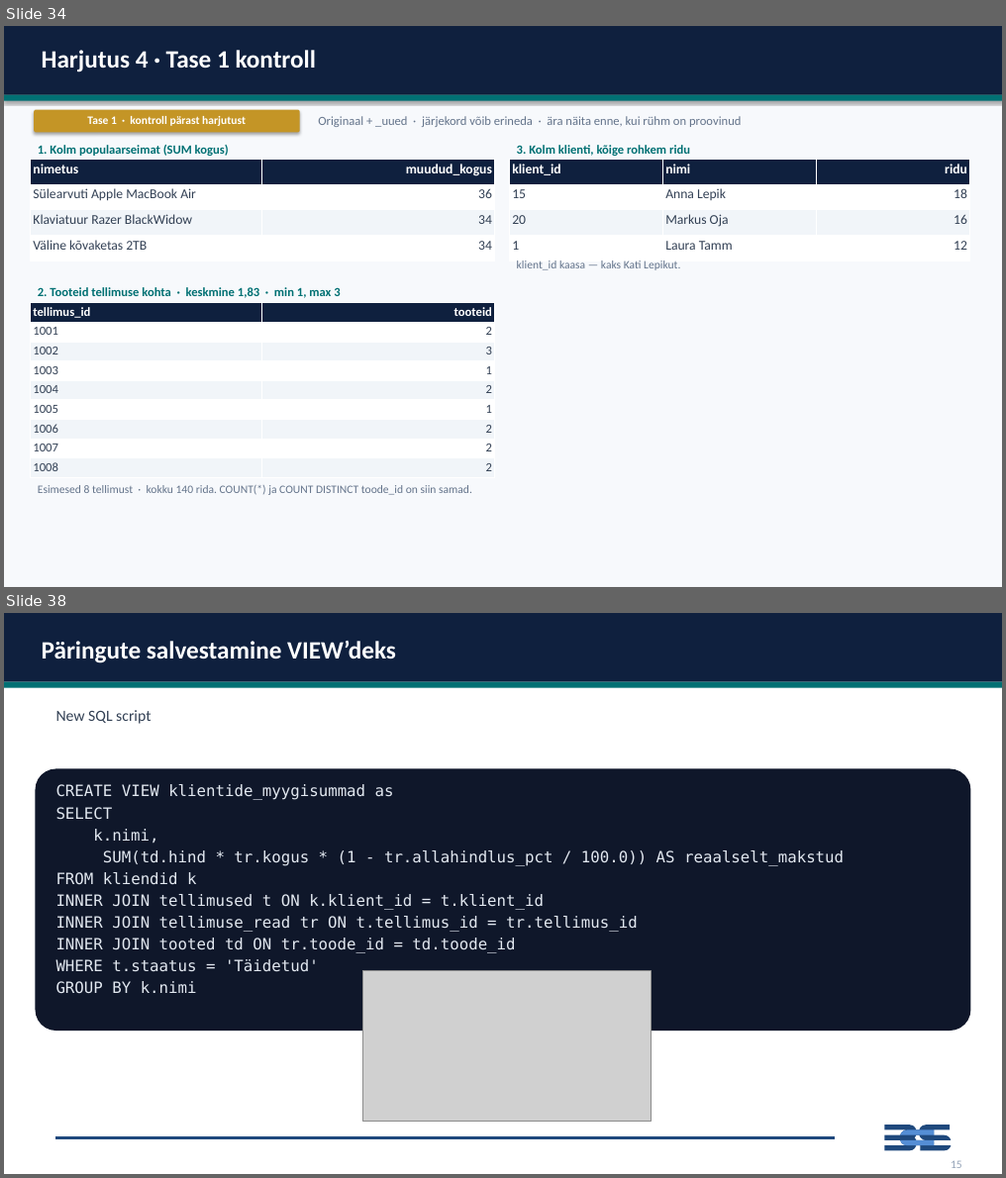
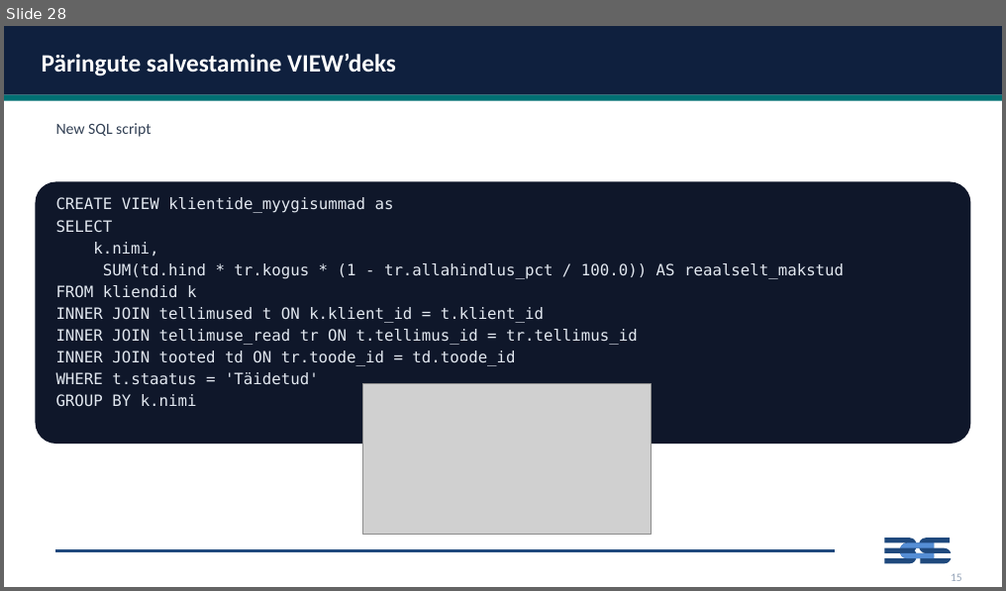
Before and after one commit to emilieabel/andmetarkus, a slide deck: Materjalid/Day8 SQL/8-paev-andmetarkus-esitlus.pptx. Shown one above the other, each under a label of ours: slides 34 and 38 before the commit, slide 28 after it; the slides between them are not shown. The pictures are 1006x1178 and 1006x591 pixels, drawn with LibreOffice and Linux fonts; fonts in the diff are those of the drawing; grey boxes stand for pictures. Boxes give left, top, right and bottom in pixels: in the first picture for what was removed or moved away, otherwise in the second. Text is boxed around its words. In the diff, an @@ line names an element or a change of style, - is before the commit and + after.

```diff
--- a/Materjalid/Day8 SQL/8-paev-andmetarkus-esitlus.pptx
+++ b/Materjalid/Day8 SQL/8-paev-andmetarkus-esitlus.pptx
@@ slide 34 removed at <box>4,26,1002,587</box>, background #FFFFFF @@
@@ rectangle removed at <box>4,26,1002,587</box> @@
@@ rectangle removed at <box>4,26,1002,95</box> @@
@@ text removed at <box>42,50,317,73</box> @@
-Harjutus 4 · Tase 1 kontroll
@@ rectangle removed at <box>4,95,1002,101</box> @@
@@ rounded rectangle removed at <box>34,110,300,132</box> @@
@@ text removed at <box>87,116,246,126</box> @@
-Tase 1 · kontroll pärast harjutust
@@ text removed at <box>318,116,741,127</box> @@
-Originaal + _uued · järjekord võib erineda · ära näita enne, kui rühm on proovinud
@@ table removed at <box>30,160,494,261</box>, 4 rows, 2 columns @@
-nimetus | muudud_kogus
-Sülearvuti Apple MacBook Air | 36
-Klaviatuur Razer BlackWidow | 34
-Väline kõvaketas 2TB | 34
@@ text removed at <box>38,145,229,156</box> @@
-1. Kolm populaarseimat (SUM kogus)
@@ table removed at <box>509,160,969,261</box>, 4 rows, 3 columns @@
-klient_id | nimi | ridu
-15 | Anna Lepik | 18
-20 | Markus Oja | 16
-1 | Laura Tamm | 12
@@ text removed at <box>517,145,690,156</box> @@
-3. Kolm klienti, kõige rohkem ridu
@@ text removed at <box>517,261,680,271</box> @@
-klient_id kaasa — kaks Kati Lepikut.
@@ text removed at <box>38,287,340,298</box> @@
-2. Tooteid tellimuse kohta · keskmine 1,83 · min 1, max 3
@@ table removed at <box>30,303,494,478</box>, 9 rows, 2 columns @@
-tellimus_id | tooteid
-1001 | 2
-1002 | 3
-1003 | 1
-1004 | 2
-1005 | 1
-1006 | 2
-1007 | 2
-1008 | 2
@@ text removed at <box>38,485,472,495</box> @@
-Esimesed 8 tellimust · kokku 140 rida. COUNT(*) ja COUNT DISTINCT toode_id on siin samad.
@@ what was slide 38 is now slide 28 @@
```
Also in this commit, not shown: 1 slide changed, 12 other slides removed, 11 other files.
